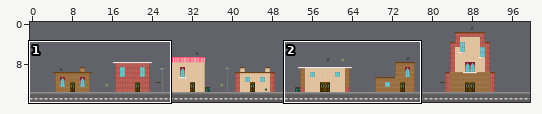
Two versions of a level (Tiled map, assets/TiledMap/MapVibe.tmx). Above: a wide view before the commit, with the close-up outlined.
Close-up. First the earlier version:
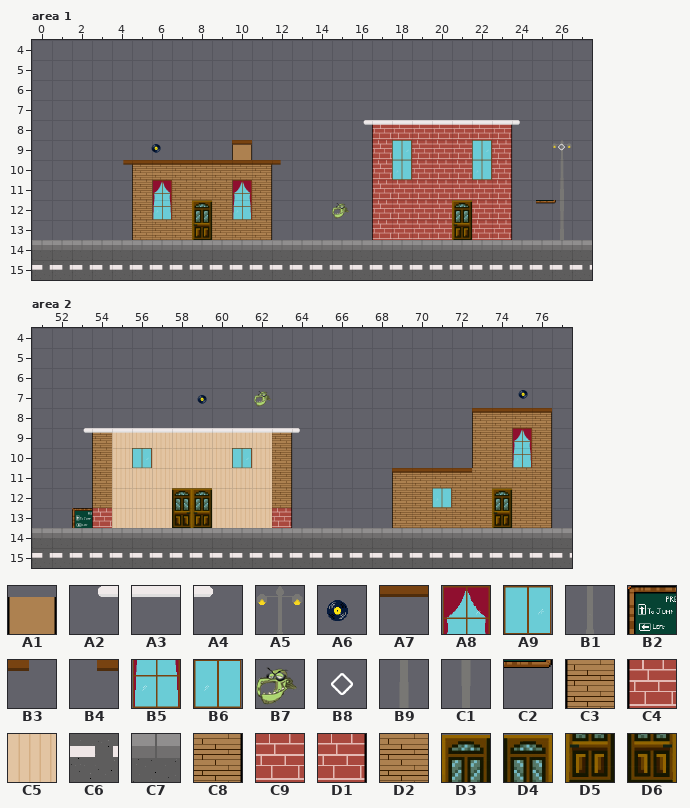
Cells are 64x64 px. Shown: area 1 x 0..27, y 4..15; area 2 x 51..77, y 4..15. The commit also changed other parts of the map, which this record leaves out. The commit also replaced the tileset; all pictures use the new one.
Key: from "Tile_sheet2": A1 0, A2 4, A3 5, A4 6, A5 8, A6 10, A7 15, A8 16, A9 17, B1 21, B2 22, B3 28, B4 28 flipped left-right, B5 29, B6 30, B7 31, B8 32, B9 34, C1 34 flipped up-down, C2 36, C3 39, C4 40, C5 42, C6 52, C7 53, C8 54, C9 65, D1 66, D2 67, D3 70, D4 70 flipped left-right, D5 83, D6 83 flipped left-right.
__ is an empty cell, ## one hidden under a higher layer.
Objects are placed by their top-left corner, in cells (3,4 is the top-left corner of cell 3,4); size is 1x1 cell unless given.
Layers that did not change in this view are not listed.
Layer "décor" before, area 1, first column x 0:
 4 __ __ __ __ __ __ __ __ __ __ __ __ __ __ __ __ __ __ __ __ __ __ __ __ __ __ __ __
 5 __ __ __ __ __ __ __ __ __ __ __ __ __ __ __ __ __ __ __ __ __ __ __ __ __ __ __ __
 6 __ __ __ __ __ __ __ __ __ __ __ __ __ __ __ __ __ __ __ __ __ __ __ __ __ __ __ __
 7 __ __ __ __ __ __ __ __ __ __ __ __ __ __ __ __ __ __ __ __ __ __ __ __ __ __ __ __
 8 __ __ __ __ __ __ __ __ __ __ __ __ __ __ __ __ __ C4 C9 C9 C9 C9 C9 D1 __ __ __ __
 9 __ __ __ __ __ __ __ __ __ __ A1 __ __ __ __ __ __ C4 A9 C9 C9 C9 A9 D1 __ __ A5 __
10 __ __ __ __ __ C3 D2 D2 D2 D2 D2 C8 __ __ __ __ __ C4 B6 C9 C9 C9 B6 D1 __ __ B1 __
11 __ __ __ __ __ C3 A8 D2 D2 D2 A8 C8 __ __ __ __ __ C4 C9 C9 C9 C9 C9 D1 __ __ B9 __
12 __ __ __ __ __ C3 B5 D2 D3 D2 B5 C8 __ __ __ __ __ C4 C9 C9 C9 D3 C9 D1 __ __ C1 __
13 __ __ __ __ __ C3 D2 D2 D5 D2 D2 C8 __ __ __ __ __ C4 C9 C9 C9 D5 C9 D1 __ __ B9 __
14 __ __ __ __ __ __ __ __ __ __ __ __ __ __ __ __ __ __ __ __ __ __ __ __ __ __ __ __
15 C6 C6 C6 C6 C6 C6 C6 C6 C6 C6 C6 C6 C6 C6 C6 C6 C6 C6 C6 C6 C6 C6 C6 C6 C6 C6 C6 C6
Layer "platformes" before, area 1, first column x 0:
 4 __ __ __ __ __ __ __ __ __ __ __ __ __ __ __ __ __ __ __ __ __ __ __ __ __ __ __ __
 5 __ __ __ __ __ __ __ __ __ __ __ __ __ __ __ __ __ __ __ __ __ __ __ __ __ __ __ __
 6 __ __ __ __ __ __ __ __ __ __ __ __ __ __ __ __ __ __ __ __ __ __ __ __ __ __ __ __
 7 __ __ __ __ __ __ __ __ __ __ __ __ __ __ __ __ __ __ __ __ __ __ __ __ __ __ __ __
 8 __ __ __ __ __ __ __ __ __ __ __ __ __ __ __ __ A2 A3 A3 A3 A3 A3 A3 A3 A4 __ __ __
 9 __ __ __ __ __ __ __ __ __ __ A7 __ __ __ __ __ __ __ __ __ __ __ __ __ __ __ __ __
10 __ __ __ __ B4 A7 A7 A7 A7 A7 A7 A7 B3 __ __ __ __ __ __ __ __ __ __ __ __ __ __ __
11 __ __ __ __ __ __ __ __ __ __ __ __ __ __ __ __ __ __ __ __ __ __ __ __ __ __ __ __
12 __ __ __ __ __ __ __ __ __ __ __ __ __ __ __ __ __ __ __ __ __ __ __ __ __ __ __ __
13 __ __ __ __ __ __ __ __ __ __ __ __ __ __ __ __ __ __ __ __ __ __ __ __ __ __ __ __
14 __ __ __ __ __ __ __ __ __ __ __ __ __ __ __ __ __ __ __ __ __ __ __ __ __ __ __ __
15 __ __ __ __ __ __ __ __ __ __ __ __ __ __ __ __ __ __ __ __ __ __ __ __ __ __ __ __
Objects on layer "ligths" before, area 1:
B8 at 26.1,9 size 0.7x0.7
Objects on layer "mob1" before, area 1:
B7 at 15,12
Objects on layer "vinile" before, area 1:
A6 at 5.8,8.9
Objects on layer "Motard" before, area 1:
C2 at 25.2,12
Layer "décor" before, area 2, first column x 51:
 4 __ __ __ __ __ __ __ __ __ __ __ __ __ __ __ __ __ __ __ __ __ __ __ __ __ __ __
 5 __ __ __ __ __ __ __ __ __ __ __ __ __ __ __ __ __ __ __ __ __ __ __ __ __ __ __
 6 __ __ __ __ __ __ __ __ __ __ __ __ __ __ __ __ __ __ __ __ __ __ __ __ __ __ __
 7 __ __ __ __ __ __ __ __ __ __ __ __ __ __ __ __ __ __ __ __ __ __ __ __ __ __ __
 8 __ __ __ __ __ __ __ __ __ __ __ __ __ __ __ __ __ __ __ __ __ __ C3 D2 D2 C8 __
 9 __ __ __ C3 C5 C5 C5 C5 C5 C5 C5 C5 C8 __ __ __ __ __ __ __ __ __ C3 D2 A8 C8 __
10 __ __ __ C3 C5 A9 C5 C5 ## C5 A9 C5 C8 __ __ __ __ __ __ __ __ __ C3 D2 B5 C8 __
11 __ __ __ C3 C5 C5 C5 C5 C5 C5 C5 C5 C8 __ __ __ __ __ C3 D2 D2 D2 D2 D2 D2 C8 __
12 __ __ __ C3 C5 C5 C5 D4 D3 C5 C5 C5 C8 __ __ __ __ __ C3 D2 B6 D2 D2 D3 D2 C8 __
13 __ __ __ C4 C5 C5 C5 D6 D5 C5 C5 C5 D1 __ __ __ __ __ C3 D2 D2 D2 D2 D5 D2 C8 __
14 __ __ __ __ __ __ __ __ __ __ __ __ __ __ __ __ __ __ __ __ __ __ __ __ __ __ __
15 C6 C6 C6 C6 C6 C6 C6 C6 C6 C6 C6 C6 C6 C6 C6 C6 C6 C6 C6 C6 C6 C6 C6 C6 C6 C6 C6
Layer "platformes" before, area 2, first column x 51:
 4 __ __ __ __ __ __ __ __ __ __ __ __ __ __ __ __ __ __ __ __ __ __ __ __ __ __ __
 5 __ __ __ __ __ __ __ __ __ __ __ __ __ __ __ __ __ __ __ __ __ __ __ __ __ __ __
 6 __ __ __ __ __ __ __ __ __ __ __ __ __ __ __ __ __ __ __ __ __ __ __ __ __ __ __
 7 __ __ __ __ __ __ __ __ __ __ __ __ __ __ __ __ __ __ __ __ __ __ __ __ __ __ __
 8 __ __ __ __ __ __ __ __ __ __ __ __ __ __ __ __ __ __ __ __ __ __ __ __ __ __ __
 9 __ __ A2 A3 A3 A3 A3 A3 A3 A3 A3 A3 A3 A4 __ __ __ __ __ __ __ __ __ __ __ __ __
10 __ __ __ __ __ __ __ __ C5 __ __ __ __ __ __ __ __ __ __ __ __ __ __ __ __ __ __
11 __ __ __ __ __ __ __ __ __ __ __ __ __ __ __ __ __ __ __ __ __ __ __ __ __ __ __
12 __ __ __ __ __ __ __ __ __ __ __ __ __ __ __ __ __ __ __ __ __ __ __ __ __ __ __
13 __ __ __ __ __ __ __ __ __ __ __ __ __ __ __ __ __ __ __ __ __ __ __ __ __ __ __
14 __ __ __ __ __ __ __ __ __ __ __ __ __ __ __ __ __ __ __ __ __ __ __ __ __ __ __
15 __ __ __ __ __ __ __ __ __ __ __ __ __ __ __ __ __ __ __ __ __ __ __ __ __ __ __
Layer "sol" before, area 2, first column x 64:
 4 __ __ __ __ __ __ __ __ __ __ __ __ __ __
 5 __ __ __ __ __ __ __ __ __ __ __ __ __ __
 6 __ __ __ __ __ __ __ __ __ __ __ __ __ __
 7 __ __ __ __ __ __ __ __ __ __ __ __ __ __
 8 __ __ __ __ __ __ __ __ __ A7 A7 A7 A7 __
 9 __ __ __ __ __ __ __ __ __ __ __ __ __ __
10 __ __ __ __ __ __ __ __ __ __ __ __ __ __
11 __ __ __ __ __ A7 A7 A7 A7 __ __ __ __ __
12 __ __ __ __ __ __ __ __ __ __ __ __ __ __
13 __ __ __ __ __ __ __ __ __ __ __ __ __ __
14 C7 C7 C7 C7 C7 C7 C7 C7 C7 C7 C7 C7 C7 C7
15 __ __ __ __ __ __ __ __ __ __ __ __ __ __
Objects on layer "mob1" before, area 2:
B7 at 62.1,7
Objects on layer "vinile" before, area 2:
A6 at 75.1,6.8
A6 at 59.1,7.1
And afterwards:
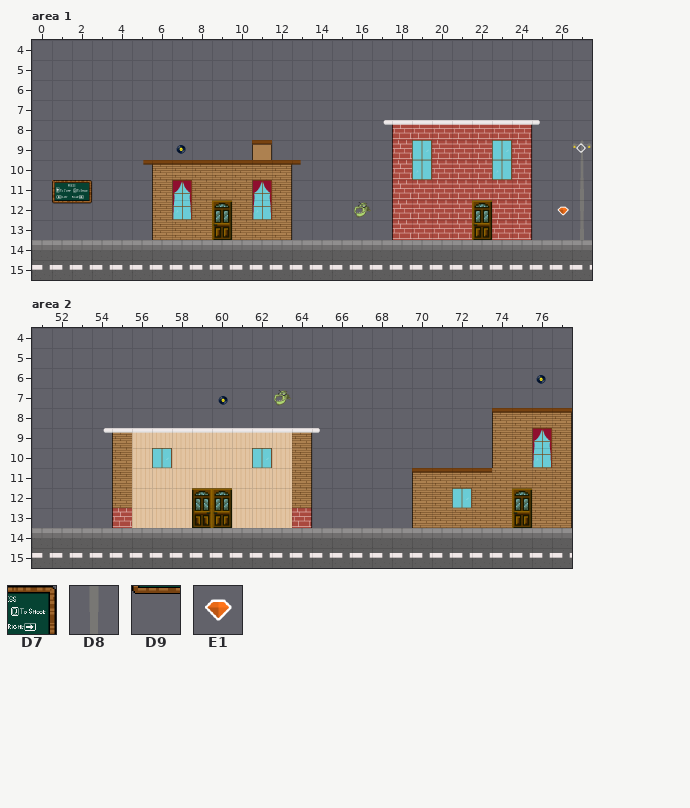
Further tiles: from "Tile_sheet2": D7 23, D8 34 turned 180, D9 35, E1 49.
Tiles of an added or newly shown layer are drawn over the layers below it.
What changed:
Changed rows in their new state; .. is an unchanged cell.
Layer "décor", area 1:
first column x 5:
 8 .. .. .. .. .. .. .. .. .. .. .. .. __ C4 .. .. .. .. C9 D1 .. .. ..
 9 .. .. .. .. .. __ A1 .. .. .. .. .. __ C4 A9 .. .. C9 A9 D1 .. __ A5
10 __ C3 .. .. .. .. D2 C8 .. .. .. .. __ C4 B6 .. .. C9 B6 D1 .. __ B1
11 __ C3 A8 .. .. D2 A8 C8 .. .. .. .. __ C4 .. .. .. .. C9 D1 .. __ B9
12 __ C3 B5 D2 D3 D2 B5 C8 .. .. .. .. __ C4 .. .. C9 D3 C9 D1 .. __ D8
13 __ C3 .. D2 D5 .. D2 C8 .. .. .. .. __ C4 .. .. C9 D5 C9 D1 .. __ B9
Layer "ligths", area 1:
added: B8 at 27,8.9
removed: B8 at 26.1,9 size 0.7x0.7
Layer "mob1", area 1:
added: B7 at 16.1,11.9
removed: B7 at 15,12
Layer "vinile", area 1:
added: A6 at 7.1,8.9
removed: A6 at 5.8,8.9
Layer "image" (added), area 1:
first column x 1:
11 B2 D7
12 D9 C2
Layer "Motard", area 1:
added: E1 at 26,12
removed: C2 at 25.2,12
Layer "platformes", area 1:
first column x 4:
 8 .. .. .. .. .. .. .. .. .. .. .. .. __ A2 .. .. .. .. .. .. A3 A4
 9 .. .. .. .. .. .. __ A7 .. .. .. .. .. .. .. .. .. .. .. .. .. ..
10 __ B4 .. .. .. .. .. .. A7 B3 .. .. .. .. .. .. .. .. .. .. .. ..
Layer "décor", area 2:
first column x 54:
 8 .. .. .. .. .. .. .. .. .. .. .. .. .. .. .. .. .. .. .. __ C3 .. D2 C8
 9 __ C3 .. .. .. .. .. .. .. C5 C8 .. .. .. .. .. .. .. .. __ C3 D2 A8 C8
10 __ C3 C5 A9 .. .. .. C5 A9 C5 C8 .. .. .. .. .. .. .. .. __ C3 D2 B5 C8
11 __ C3 .. .. .. .. .. .. .. C5 C8 .. .. .. .. __ C3 .. .. .. .. .. D2 C8
12 __ C3 .. .. C5 D4 D3 .. .. C5 C8 .. .. .. .. __ C3 D2 A9 .. D2 D3 D2 C8
13 __ C4 .. .. C5 D6 D5 .. .. C5 D1 .. .. .. .. __ C3 .. .. .. D2 D5 D2 C8
Layer "mob1", area 2:
added: B7 at 63.1,6.9
removed: B7 at 62.1,7
Layer "invisible wall" (removed), area 2:
first column x 53:
13 __
Layer "vinile", area 2:
added: A6 at 76.1,6
added: A6 at 60.2,7.1
removed: A6 at 75.1,6.8
removed: A6 at 59.1,7.1
Layer "platformes", area 2:
first column x 53:
 8 .. .. .. .. .. .. .. .. .. .. .. .. .. .. .. .. .. .. .. .. .. A7 .. A7 A7
 9 __ A2 .. .. .. .. .. .. .. .. .. A3 A4 .. .. .. .. .. .. .. .. .. .. .. ..
11 .. .. .. .. .. .. .. .. .. .. .. .. .. .. .. .. .. A7 .. .. A7 .. .. .. ..
Layer "sol", area 2:
first column x 69:
 8 .. .. .. .. __ __ .. __
11 __ __ .. .. .. .. .. ..
